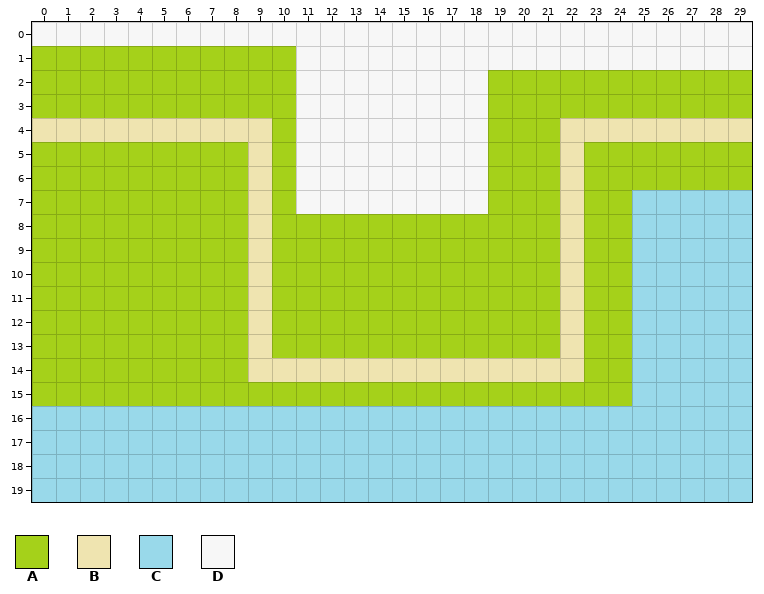
Tiled map: data/maps/newzealand.tmx. That is the earlier state.
Cells are 32x32 px. Shown: x 0..29, y 0..19.
Key: from "main": A 0, B 1, C 2, D 3.
_ is an empty cell.
Layers that did not change in this view are not listed.
Layer "Terrain" before, first column x 0:
 0 DDDDDDDDDDDDDDDDDDDDDDDDDDDDDD
 1 AAAAAAAAAAADDDDDDDDDDDDDDDDDDD
 2 AAAAAAAAAAADDDDDDDDAAAAAAAAAAA
 3 AAAAAAAAAAADDDDDDDDAAAAAAAAAAA
 4 BBBBBBBBBBADDDDDDDDAAABBBBBBBB
 5 AAAAAAAAABADDDDDDDDAAABAAAAAAA
 6 AAAAAAAAABADDDDDDDDAAABAAAAAAA
 7 AAAAAAAAABADDDDDDDDAAABAACCCCC
 8 AAAAAAAAABAAAAAAAAAAAABAACCCCC
 9 AAAAAAAAABAAAAAAAAAAAABAACCCCC
10 AAAAAAAAABAAAAAAAAAAAABAACCCCC
11 AAAAAAAAABAAAAAAAAAAAABAACCCCC
12 AAAAAAAAABAAAAAAAAAAAABAACCCCC
13 AAAAAAAAABAAAAAAAAAAAABAACCCCC
14 AAAAAAAAABBBBBBBBBBBBBBAACCCCC
15 AAAAAAAAAAAAAAAAAAAAAAAAACCCCC
16 CCCCCCCCCCCCCCCCCCCCCCCCCCCCCC
17 CCCCCCCCCCCCCCCCCCCCCCCCCCCCCC
18 CCCCCCCCCCCCCCCCCCCCCCCCCCCCCC
19 CCCCCCCCCCCCCCCCCCCCCCCCCCCCCC
New version:
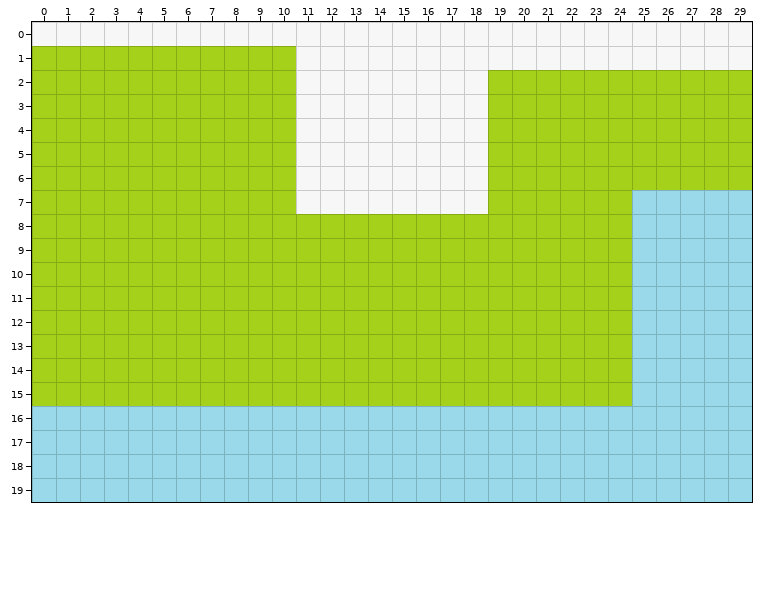
The exact change:
Layer "Terrain":
Tile B gives way to tile A in row 4 at x 0 to 9 and 22 to 29; in rows 5 to 13 at x 9 and 22; in row 14 at x 9 to 22.
Boxes around the changes in both pictures, in picture pixels (x1, y1, x2, y2):
changed: (32, 118, 752, 382)
